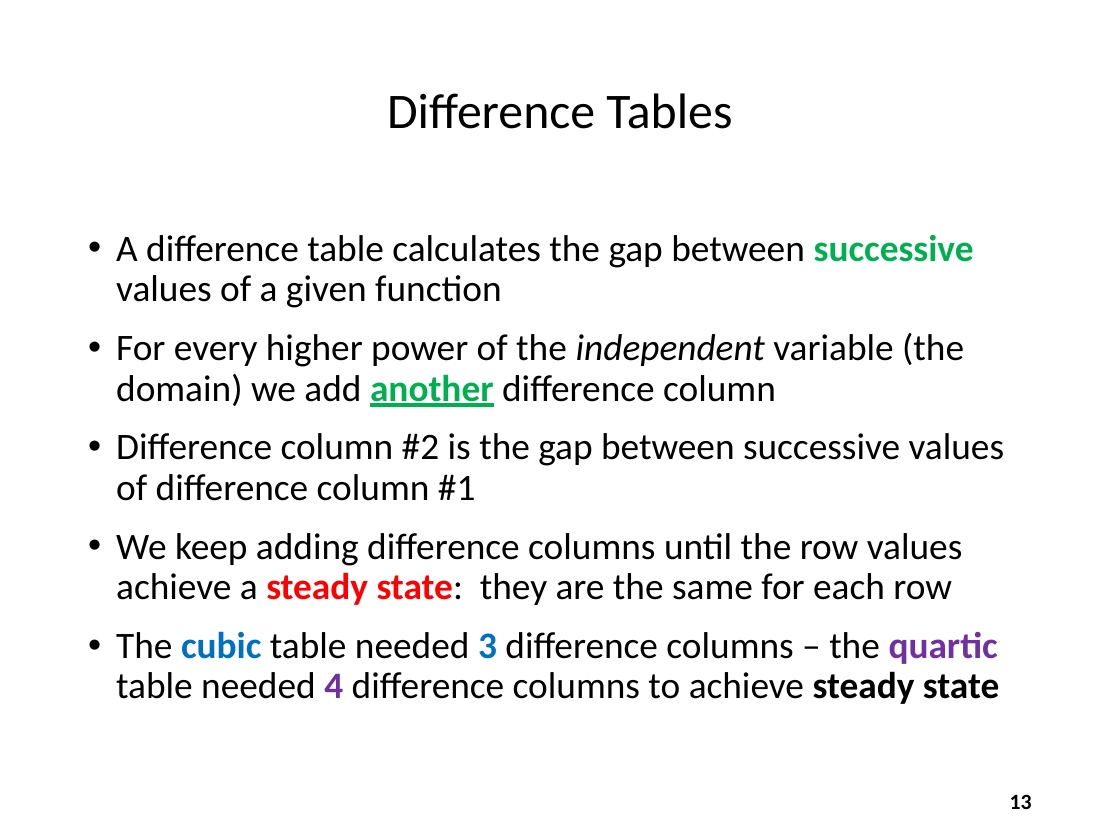
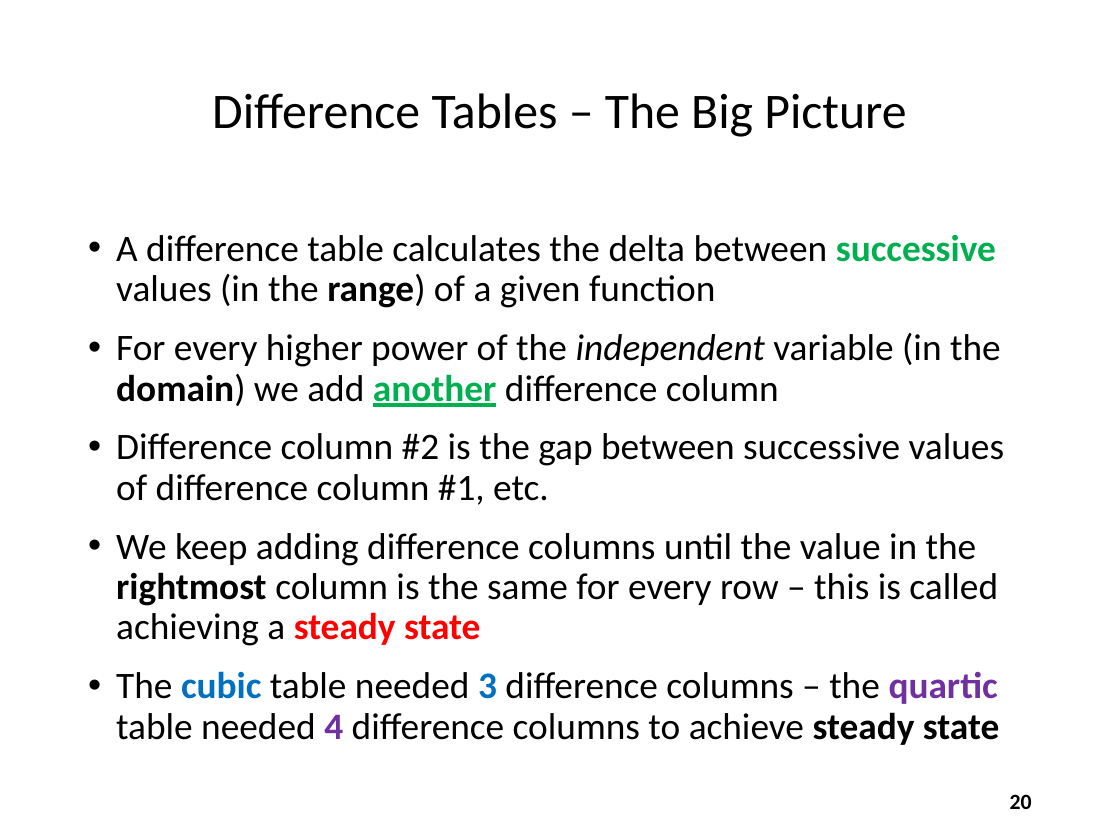
Before and after one commit to dbiersach/scicomp301-cpp-linux, a slide deck: slide 20 of session23/Session 23 - Difference Tables, Least Squares.pptx (slide 13 before the commit). Drawn at 1120x840 pixels with LibreOffice and Linux fonts; fonts in the diff are those of the drawing. Boxes give left, top, right and bottom in pixels: in the first picture for what was removed or moved away, otherwise in the second. Text is boxed around its words. In the diff, an @@ line names an element or a change of style, - is before the commit and + after.

```diff
--- a/session23/Session 23 - Difference Tables, Least Squares.pptx
+++ b/session23/Session 23 - Difference Tables, Least Squares.pptx
@@ title at [212, 93, 906, 137]: text changed @@
-Difference Tables
+Difference Tables – The Big Picture
@@ text at [116, 235, 1005, 646]: text changed @@
-• A difference table calculates the gap between successive values of a given function
-• For every higher power of the independent variable (the domain) we add another difference column
-• Difference column #2 is the gap between successive values of difference column #1
-• We keep adding difference columns until the row values achieve a steady state: they are the same for each row
+• A difference table calculates the delta between successive values (in the range) of a given function
+• For every higher power of the independent variable (in the domain) we add another difference column
+• Difference column #2 is the gap between successive values of difference column #1, etc.
+• We keep adding difference columns until the value in the rightmost column is the same for every row – this is called achieving a steady state
@@ page number at [1010, 794, 1032, 809]: text changed @@
-13
+20
```
Also in this commit, not shown: 38 other slides changed, 12 slides added, 1 slide removed, 1 other file.
